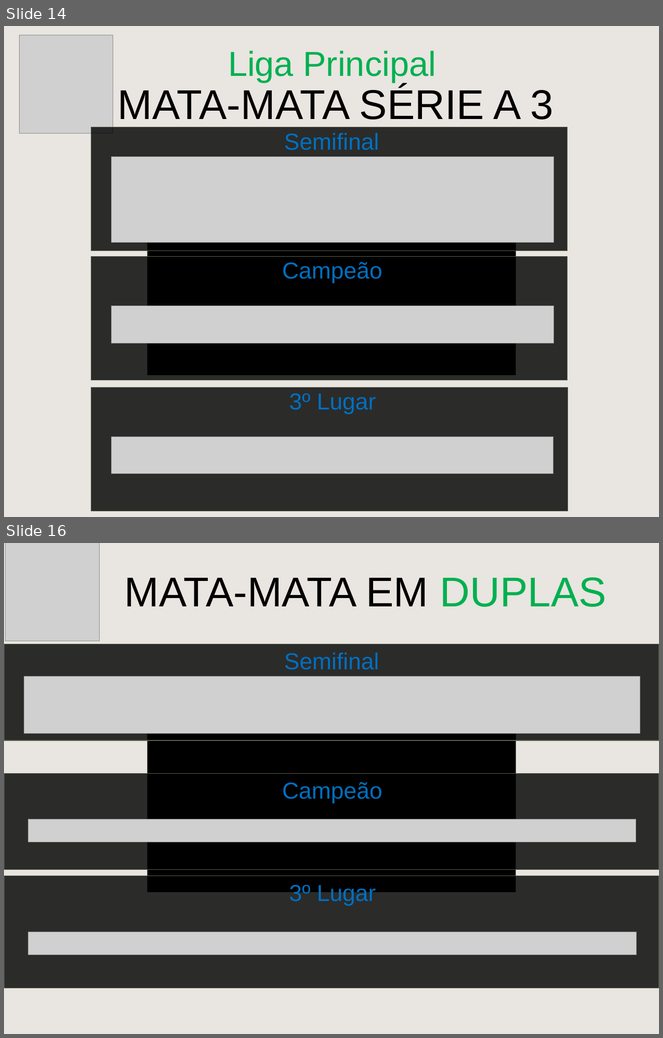
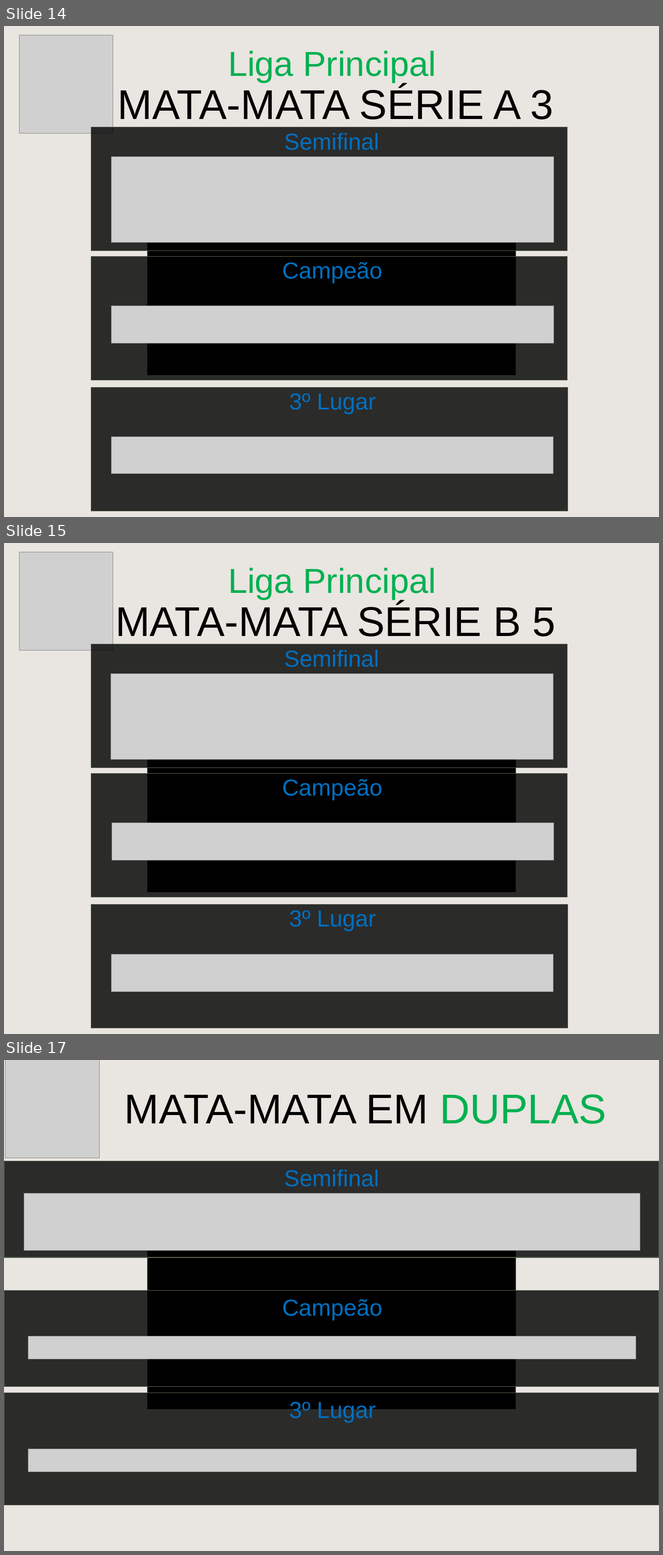
Before and after one commit to cknakayama/automacao_ligaroletarussa2021, a slide deck: MataMataPlanilha.pptx. Shown one above the other, each under a label of ours: slides 14 and 16 before the commit, slides 14, 15 and 17 after it; the slides between them are not shown. The pictures are 663x1038 and 663x1555 pixels, drawn with LibreOffice and Linux fonts; fonts in the diff are those of the drawing; grey boxes stand for pictures; background and template pictures are left out. Boxes give left, top, right and bottom in pixels: in the first picture for what was removed or moved away, otherwise in the second. Text is boxed around its words. In the diff, an @@ line names an element or a change of style, - is before the commit and + after.

```diff
--- a/MataMataPlanilha.pptx
+++ b/MataMataPlanilha.pptx
@@ slide 15 added at [4, 543, 659, 1034], background picture (left out); not listed: 1 template element that a slide beside it also shows @@
@@ picture added at [20, 552, 113, 650] @@
@@ text added at [228, 567, 437, 600], 60 pt, text #00B050 @@
+Liga Principal
@@ text added at [115, 603, 556, 637], 72 pt, text #000000 @@
+MATA-MATA SÉRIE B 5
@@ rectangle added at [91, 644, 568, 768], fill #000000 at 81% opacity, outline #57624D 1 pt @@
@@ text added at [284, 650, 379, 667], 40 pt, text #0070C0 @@
+Semifinal
@@ picture added at [111, 674, 553, 759] @@
@@ rectangle added at [147, 685, 516, 892], fill #000000 @@
@@ picture added at [405, 685, 516, 823] @@
@@ rectangle added at [91, 774, 568, 898], fill #000000 at 81% opacity, outline #57624D 1 pt @@
@@ text added at [282, 779, 383, 801], 40 pt, text #0070C0 @@
+Campeão
@@ picture added at [112, 823, 554, 860] @@
@@ rectangle added at [91, 904, 568, 1028], fill #000000 at 81% opacity, outline #57624D 1 pt @@
@@ text added at [289, 911, 376, 931], 40 pt, text #0070C0 @@
+3º Lugar
@@ picture added at [111, 955, 554, 992] @@
@@ what was slide 16 is now slide 17 @@
```
Also in this commit, not shown: 1 slide changed, 4 other files.
